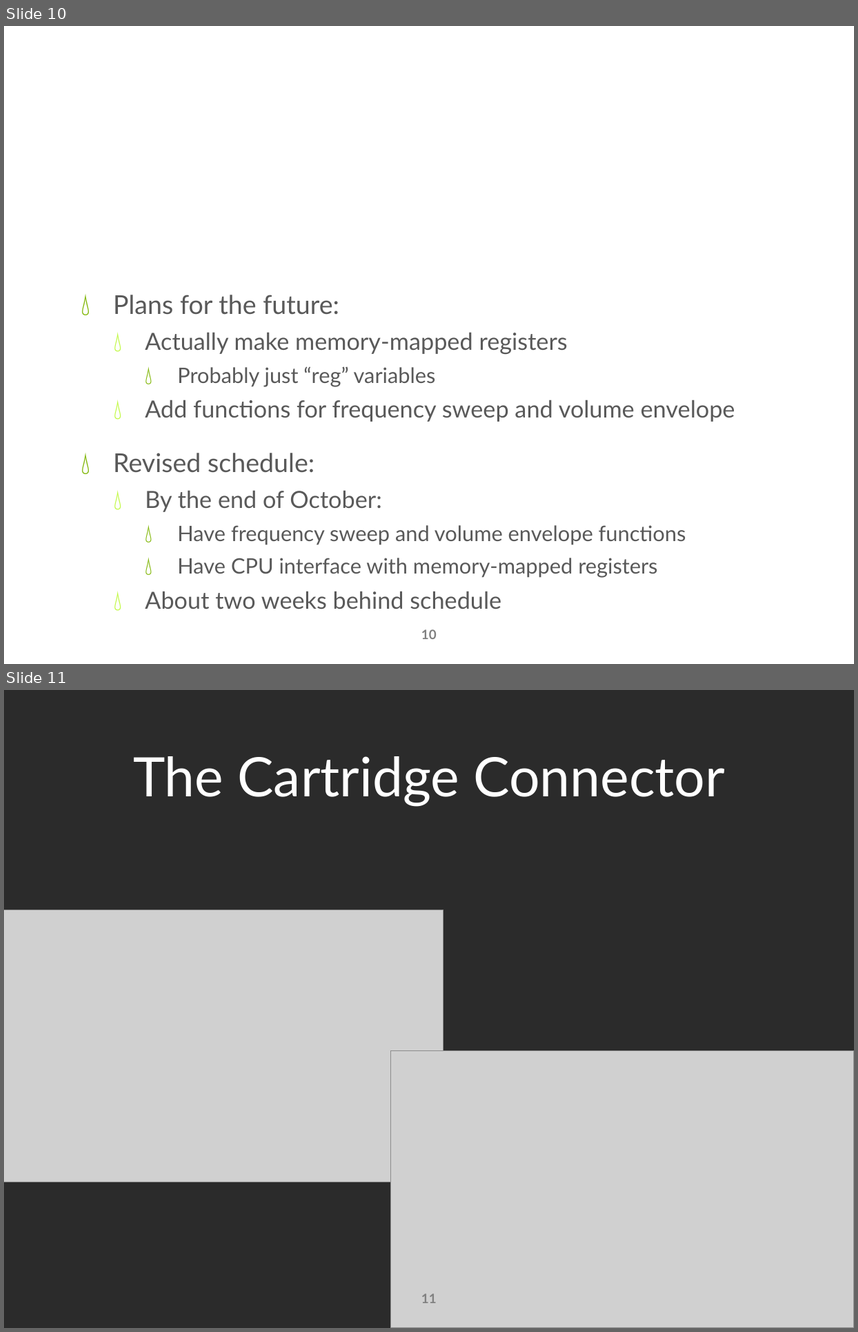
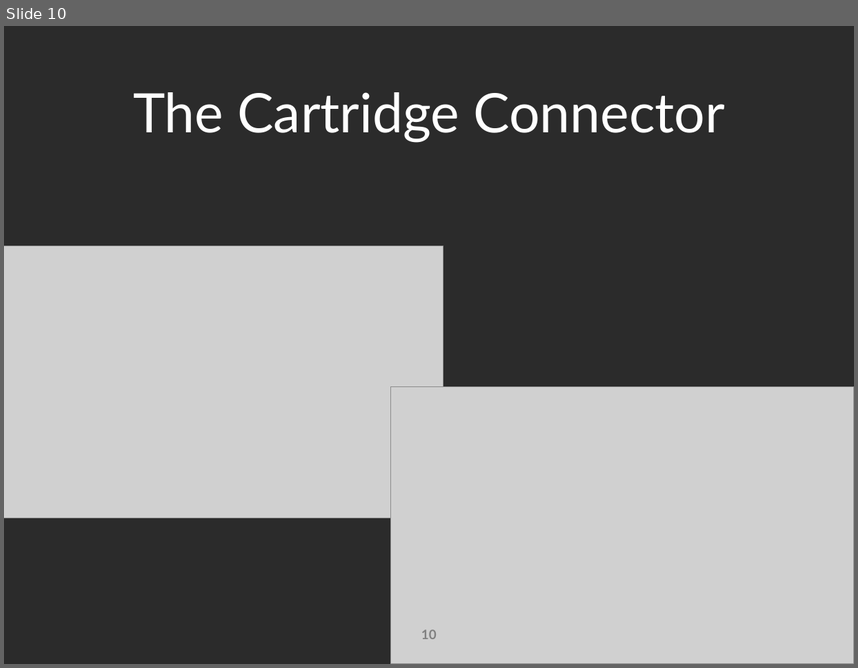
Before and after one commit to nightslide7/Gameboy, a slide deck: Meerkats_Presentation.pptx. Shown one above the other, each under a label of ours: slides 10 and 11 before the commit, slide 10 after it. The pictures are 858x1332 and 858x668 pixels, drawn with LibreOffice and Linux fonts; fonts in the diff are those of the drawing; grey boxes stand for pictures; background and template pictures are left out; a plain dark background stands for a picture behind light text. Boxes give left, top, right and bottom in pixels: in the first picture for what was removed or moved away, otherwise in the second. Text is boxed around its words. In the diff, an @@ line names an element or a change of style, - is before the commit and + after.

```diff
--- a/Meerkats_Presentation.pptx
+++ b/Meerkats_Presentation.pptx
@@ slide 10 removed at [4, 26, 854, 664], background picture (left out) @@
@@ text removed at [113, 294, 735, 609] @@
-💧 Plans for the future:
-  💧 Actually make memory-mapped registers
-    💧 Probably just “reg” variables
-  💧 Add functions for frequency sweep and volume envelope
-💧 Revised schedule:
-  💧 By the end of October:
-    💧 Have frequency sweep and volume envelope functions
-    💧 Have CPU interface with memory-mapped registers
-  💧 About two weeks behind schedule
@@ title removed at [219, 294, 362, 573] @@
-The Audio Interface
@@ page number removed at [421, 629, 437, 639] @@
-10
@@ what was slide 11 is now slide 10 @@
@@ page number at [421, 629, 437, 639]: text changed @@
-11
+10
```
Also in this commit, not shown: 11 slides changed, 1 slide added, 2 other slides removed, 1 other file.
